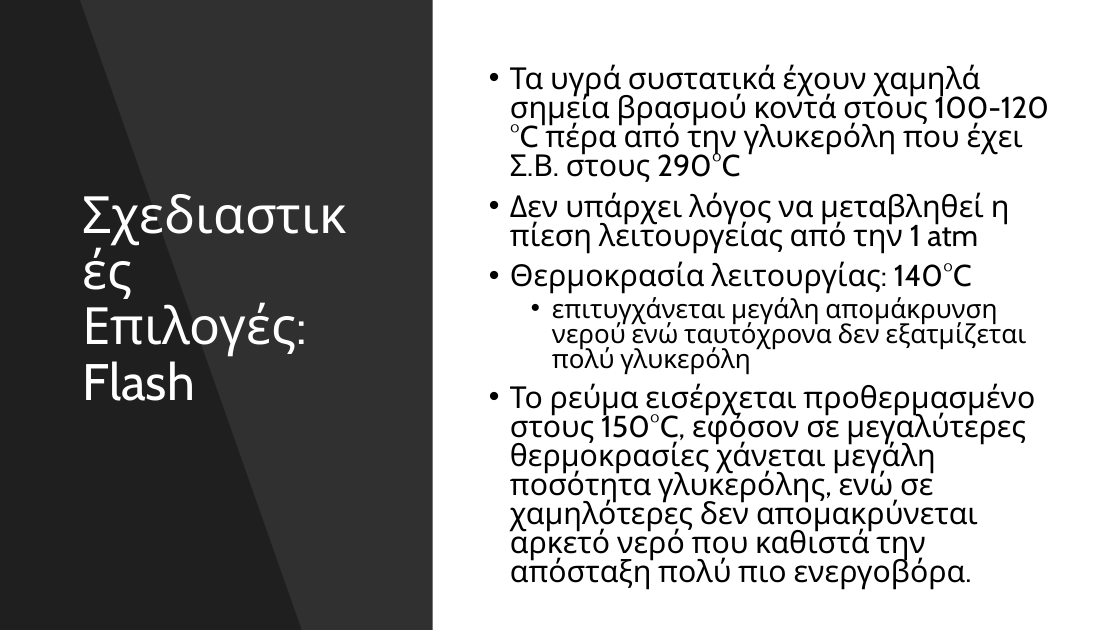
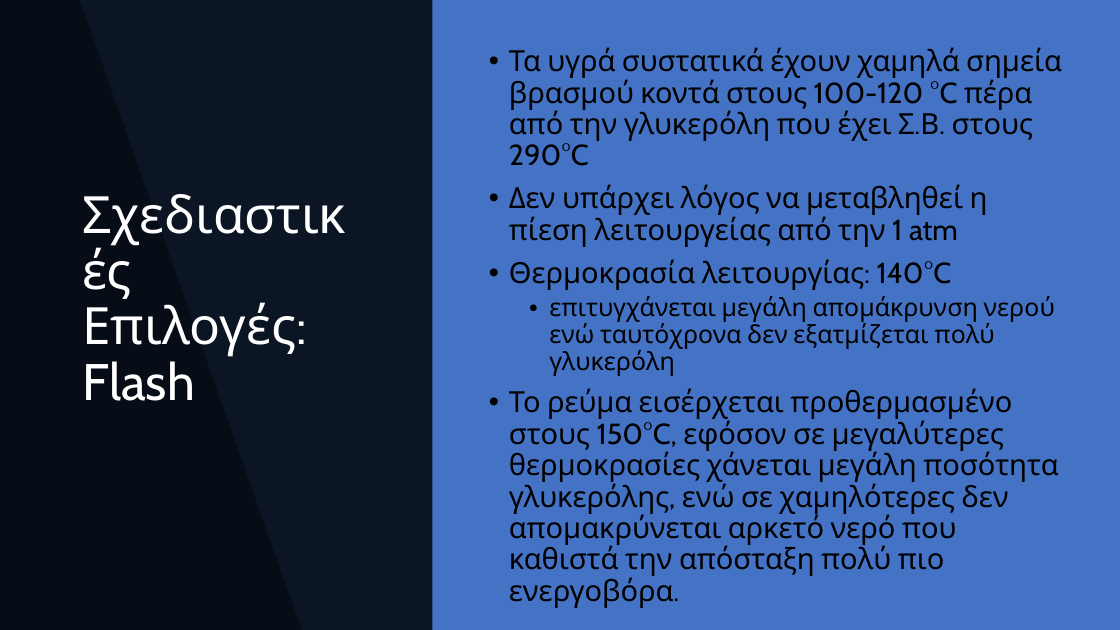
Before and after one commit to Vidianos-Giannitsis/Process-Design, a slide deck: slide 25 of Final_exam_files/Process_Design_omada_27_to_upload/presentation_omada_27.pptx. Drawn at 1120x630 pixels with LibreOffice and Linux fonts; fonts in the diff are those of the drawing. Boxes give left, top, right and bottom in pixels: in the first picture for what was removed or moved away, otherwise in the second. Text is boxed around its words. In the diff, an @@ line names an element or a change of style, - is before the commit and + after.

```diff
--- a/Final_exam_files/Process_Design_omada_27_to_upload/presentation_omada_27.pptx
+++ b/Final_exam_files/Process_Design_omada_27_to_upload/presentation_omada_27.pptx
@@ rectangle added at (x1=0, y1=0, x2=1120, y2=630), fill #4472C4 @@
@@ text "Τα υγρά συστατικά έχουν χαμηλά ..." at (x1=509, y1=47, x2=1062, y2=608): size 25.9 to 24.9 pt in "Τα υγρά συστατικά έχουν χαμηλά σημεία βρασμού ...", "Δεν υπάρχει λόγος να μεταβληθεί η πίεση ...", "Θερμοκρασία λειτουργίας: 140°C", "Το ρεύμα εισέρχεται προθερμασμένο στους 150°C, εφόσον ..."; size 22.2 to 21.4 pt in "επιτυγχάνεται μεγάλη απομάκρυνση νερού ενώ ταυτόχρονα δεν ..."; indent changed; line spacing 0.8 to 0.9 @@
```
Also in this commit, not shown: 15 other slides changed, 8 other files.
